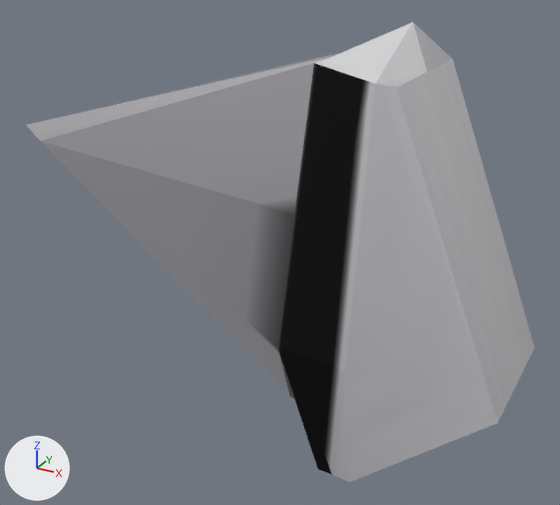
An edit to the glTF model models/raygun.glb, drawn before and after from the same camera.
The view is the same before and after, from a 50 mm lens placed at (0.685, -1.796, 1.093), pointed at (-0.317, 0.026, 0.182). Every picture has the same lights, and +X, +Y and +Z are marked at lower left. Where no turn or scale is listed for an object, it has been applied to the vertices.
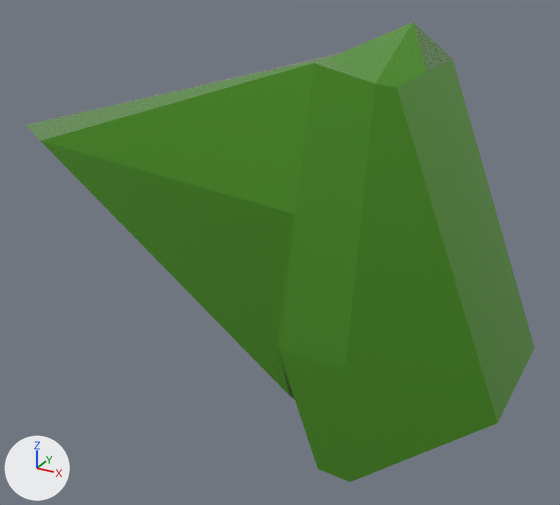
Changed parts and their boxes (x1, y1, x2, y2) in the pictures (560 x 505 px):
'Cube', surface changed (grey to green): (26, 22, 535, 482) in both

The change in detail:
In material 'Material' (mat_material), texture is no longer img_guntexture.
In material 'Material' (mat_material), base_color is now set to (0.146, 0.499, 0.0486), green #6bbb3e.
In material 'Material' (mat_material), metallic goes from 0.405 to 0.727.
In material 'Material' (mat_material), roughness goes from 0.164 to 0.1.
